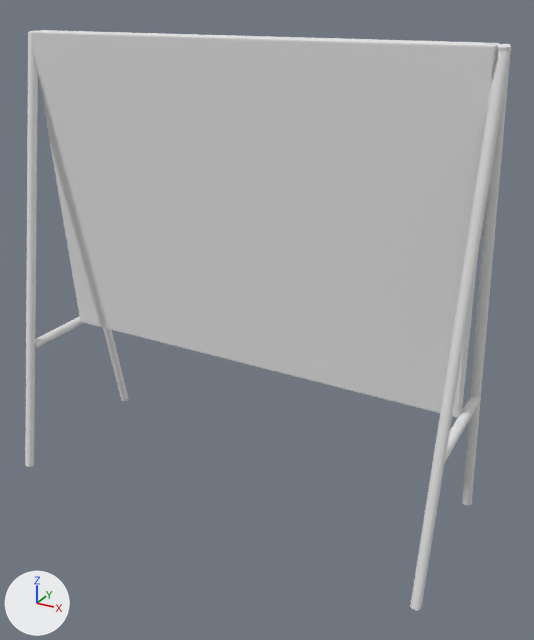
Before and after pictures for a commit that changed the OBJ model public/Whiteboard_neu/whiteboard_neu.obj.
One viewpoint serves both versions: a 50 mm lens placed at (4.41, -7.41, 7.06), pointed at (0.4, -0.13, 3.42). The axes (+X, +Y, +Z) are drawn at lower left. The lights are the same throughout. Where no turn or scale is listed for an object, it has been applied to the vertices.

The first picture shows 'whiteboard_neu'.
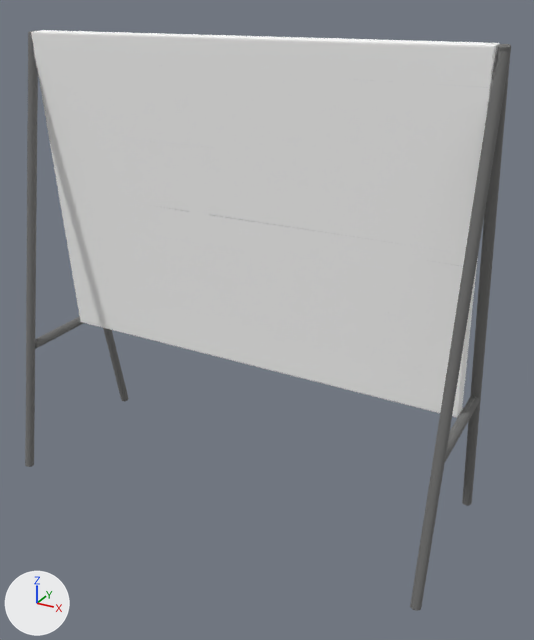
Patch to the scene script:
```diff
--- a/public/Whiteboard_neu/whiteboard_neu.obj.py
+++ b/public/Whiteboard_neu/whiteboard_neu.obj.py
@@ img_282295_23_05_25_14_30_17_0_color_png @@
+img_282295_23_05_25_14_30_17_0_color_png = load_image('282295_23_05_25_14_30_17_0_color.png', '282295_23_05_25_14_30_17_0_color.png', 2048, 2048, 'sRGB')
@@ mat_282295_23_05_25_14_30_17_0 @@
+mat_282295_23_05_25_14_30_17_0 = principled_material('282295_23_05_25_14_30_17_0')
+mat_282295_23_05_25_14_30_17_0.texture = img_282295_23_05_25_14_30_17_0_color_png
+mat_282295_23_05_25_14_30_17_0.roughness = 1.0
@@ me_whiteboard_neu @@
 me_whiteboard_neu.from_pydata(...)  # 25512 vertices, 51036 faces; spans x -2.92..2.92, y -1.31..0.96, z 0.88..6.66
-me_whiteboard_neu.materials.append(mat_whiteboard_neu)  # white #e7e7e7
+me_whiteboard_neu.materials.append(mat_282295_23_05_25_14_30_17_0)  # picture img_282295_23_05_25_14_30_17_0_color_png
```

Where the change shows, as pixel boxes (x1, y1, x2, y2) in the pictures (534 x 640 px):
'whiteboard_neu', recoloured: (25, 30, 511, 611) in both
